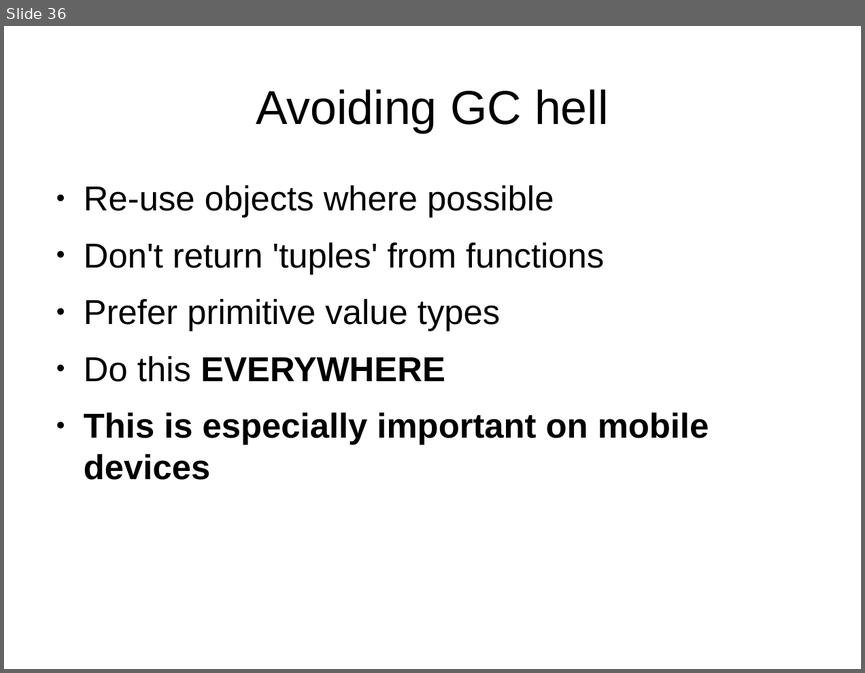
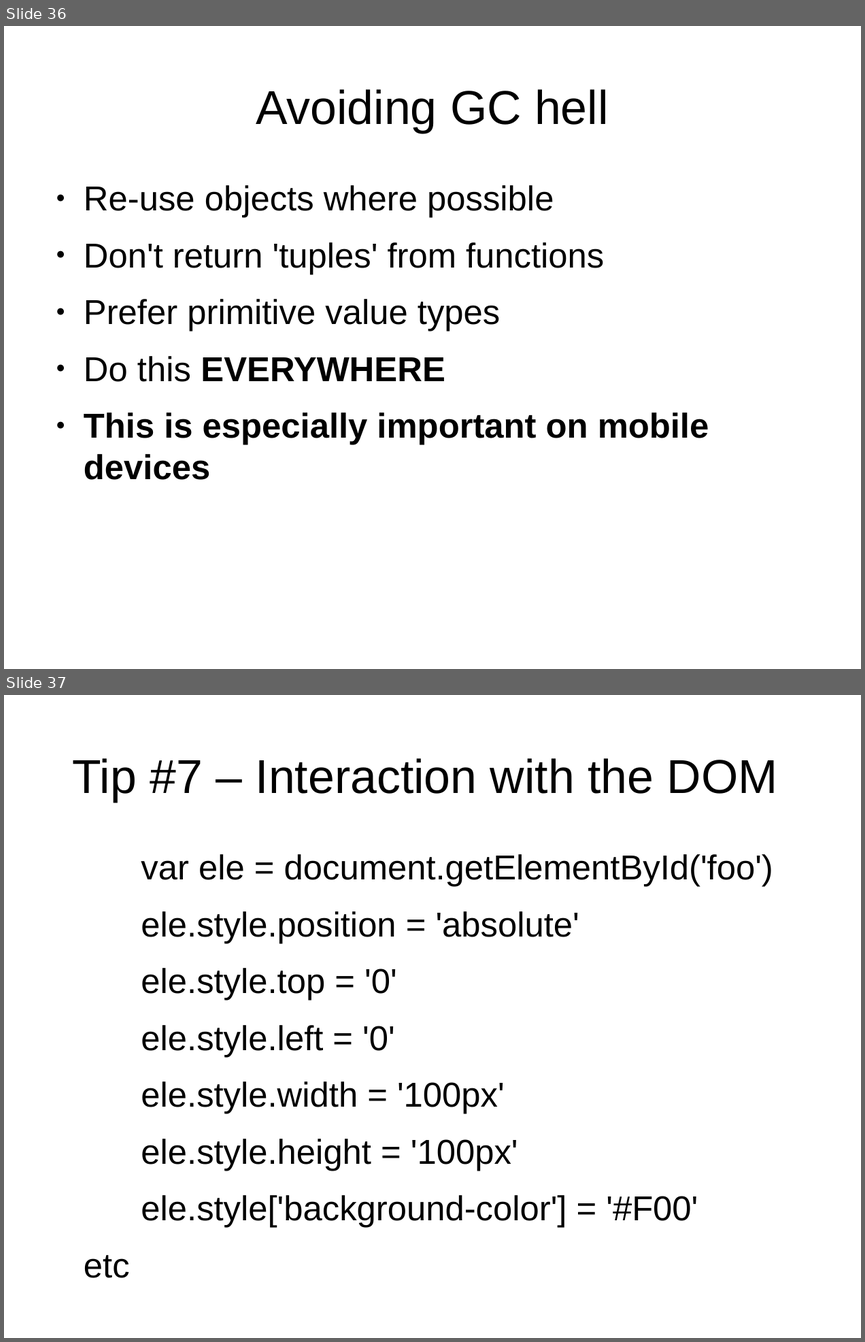
Before and after one commit to robashton/wabs, a slide deck: presentation.odp. Shown one above the other, each under a label of ours: slide 36 before the commit, slides 36 and 37 after it. The pictures are 865x673 and 865x1342 pixels, drawn with LibreOffice and Linux fonts; fonts in the diff are those of the drawing. Boxes give left, top, right and bottom in pixels: in the first picture for what was removed or moved away, otherwise in the second. Text is boxed around its words. In the diff, an @@ line names an element or a change of style, - is before the commit and + after.

```diff
--- a/presentation.odp
+++ b/presentation.odp
@@ slide 37 added at (4, 695, 861, 1338), background #FFFFFF @@
@@ title added at (73, 758, 778, 802), 44 pt, text #000000 @@
+Tip #7 – Interaction with the DOM
@@ text added at (84, 854, 773, 1278), 32 pt, text #000000 @@
+var ele = document.getElementById('foo')
+ele.style.position = 'absolute'
+ele.style.top = '0'
+ele.style.left = '0'
+ele.style.width = '100px'
+ele.style.height = '100px'
+ele.style['background-color'] = '#F00'
+etc
```
Also in this commit, not shown: 1 slide changed, 8 other slides added, 6 other files.
